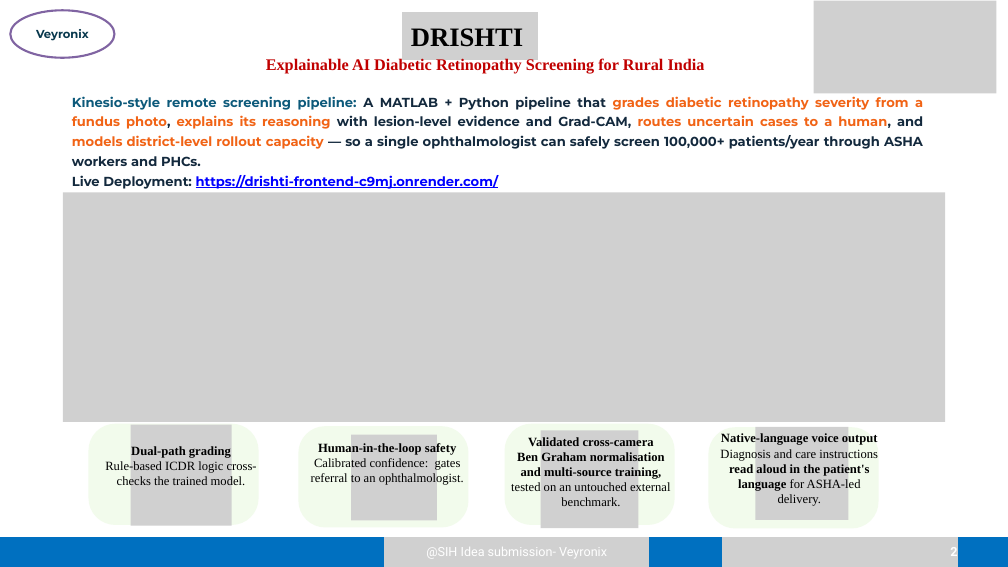
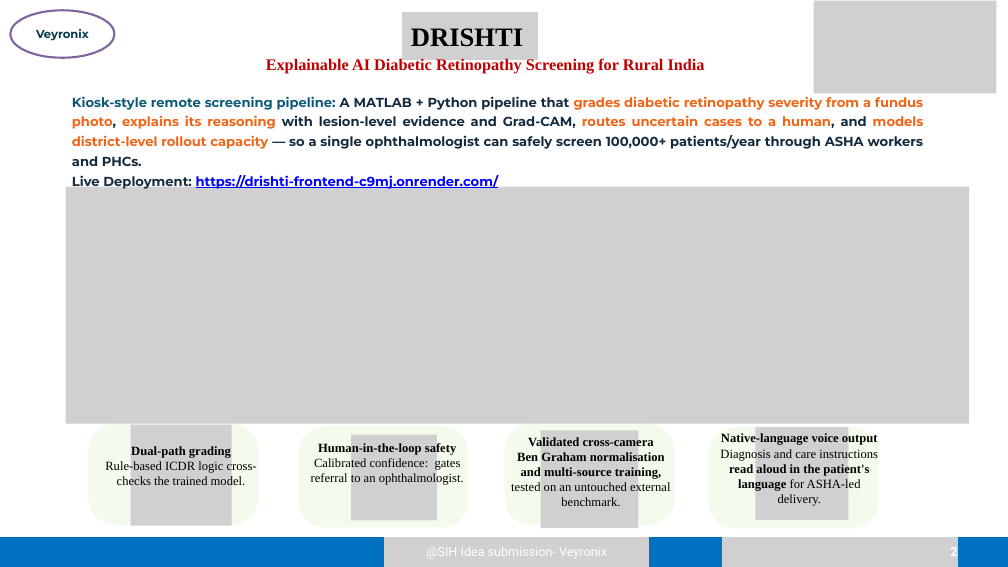
Before and after one commit to ThePhantom007/Drishti, a slide deck: slide 2 of submission/Veyronix_SIH26038_DRISHTI_PPT.pptx. Drawn at 1008x567 pixels with LibreOffice and Linux fonts; fonts in the diff are those of the drawing; grey boxes stand for pictures. Boxes give left, top, right and bottom in pixels: in the first picture for what was removed or moved away, otherwise in the second. Text is boxed around its words. In the diff, an @@ line names an element or a change of style, - is before the commit and + after.

Commit message:
Final PPT

```diff
--- a/submission/Veyronix_SIH26038_DRISHTI_PPT.pptx
+++ b/submission/Veyronix_SIH26038_DRISHTI_PPT.pptx
@@ text at [72,96,924,166]: text changed @@
-Kinesio-style remote screening pipeline: A MATLAB + Python pipeline that grades diabetic retinopathy severity from a fundus photo, explains its reasoning with lesion-level evidence and Grad-CAM, routes uncertain cases to a human, and models district-level rollout capacity — so a single ophthalmologist can safely screen 100,000+ patients/year through ASHA workers and PHCs.
+Kiosk-style remote screening pipeline: A MATLAB + Python pipeline that grades diabetic retinopathy severity from a fundus photo, explains its reasoning with lesion-level evidence and Grad-CAM, routes uncertain cases to a human, and models district-level rollout capacity — so a single ophthalmologist can safely screen 100,000+ patients/year through ASHA workers and PHCs.
@@ picture: place and size @@
-picture at [63,193,945,422]
+picture at [66,186,969,424]
```
Also in this commit, not shown: 1 other slide changed, 1 other file.
